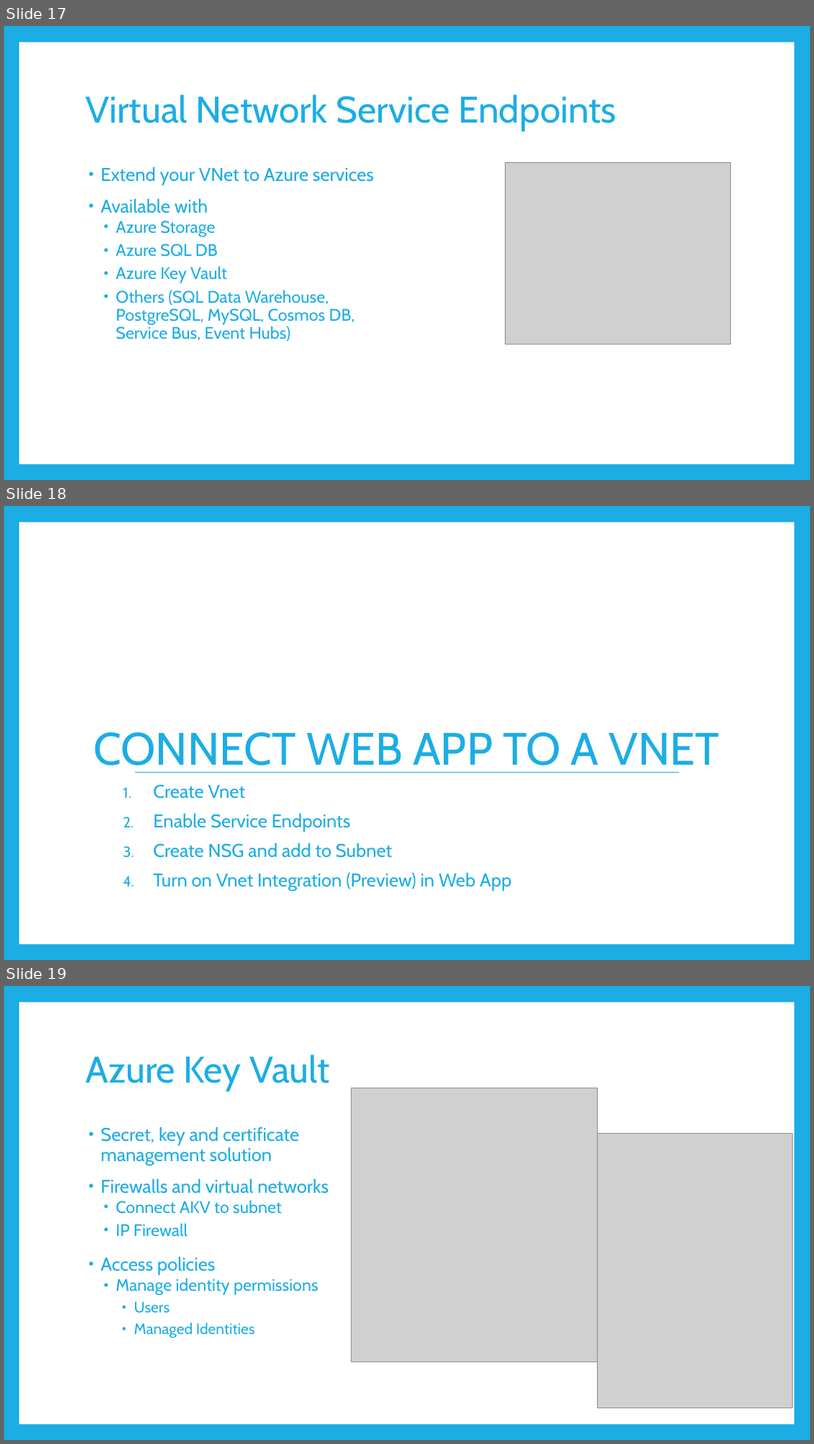
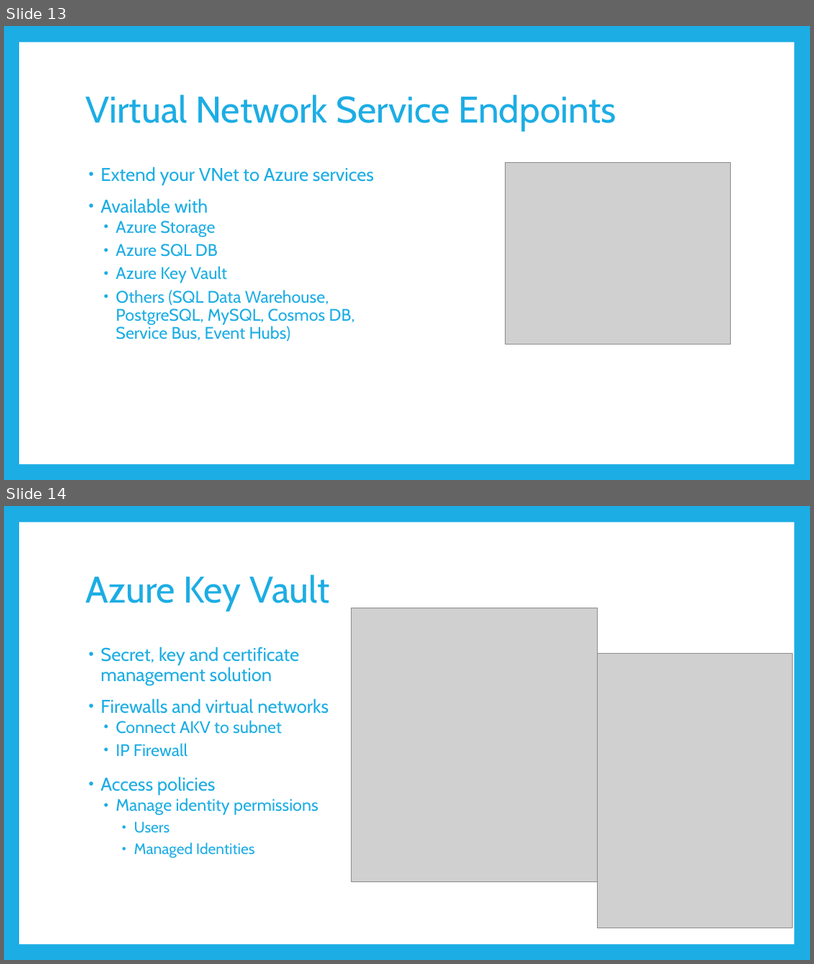
Before and after one commit to JasonHaley/SecuringWebAppsLab, a slide deck: presentation/GAB-AzureWebApps2019.pptx. Shown one above the other, each under a label of ours: slides 17, 18 and 19 before the commit, slides 13 and 14 after it. The pictures are 814x1444 and 814x964 pixels, drawn with LibreOffice and Linux fonts; fonts in the diff are those of the drawing; grey boxes stand for pictures. Boxes give left, top, right and bottom in pixels: in the first picture for what was removed or moved away, otherwise in the second. Text is boxed around its words. In the diff, an @@ line names an element or a change of style, - is before the commit and + after.

Commit message:
updated presentation

```diff
--- a/presentation/GAB-AzureWebApps2019.pptx
+++ b/presentation/GAB-AzureWebApps2019.pptx
@@ slide 18 removed at [4,506,810,960], background #1CADE4; not listed: 1 template element that a slide beside it also shows @@
@@ title removed at [94,732,720,772] @@
-CONNECT WEB APP TO A VNET
@@ line removed from (135, 772) to (680, 772) @@
@@ text removed at [153,784,512,890] @@
-1. Create Vnet
-2. Enable Service Endpoints
-3. Create NSG and add to Subnet
-4. Turn on Vnet Integration (Preview) in Web App
@@ what was slide 17 is now slide 13 @@
@@ what was slide 19 is now slide 14 @@
```
Also in this commit, not shown: 6 other slides removed.
